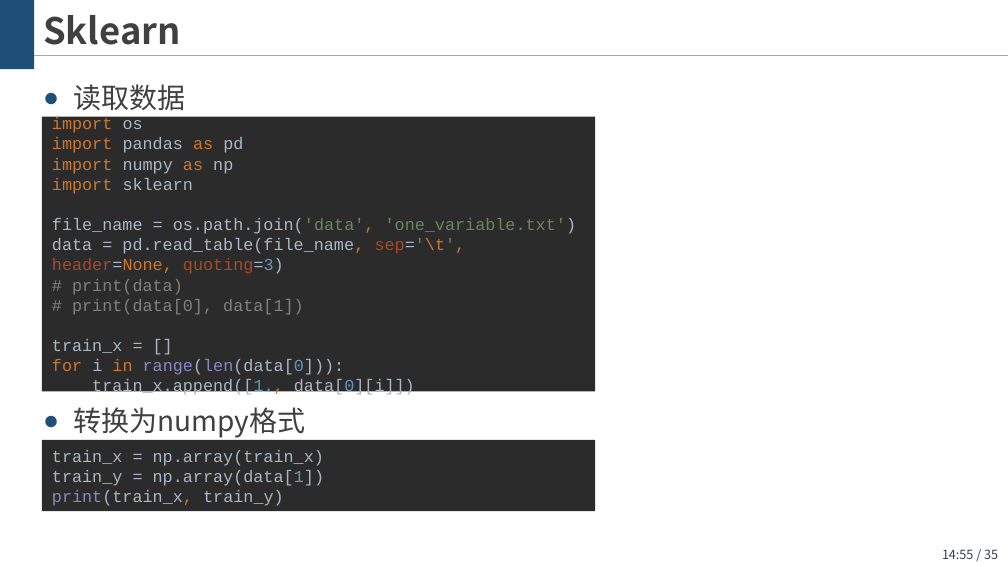
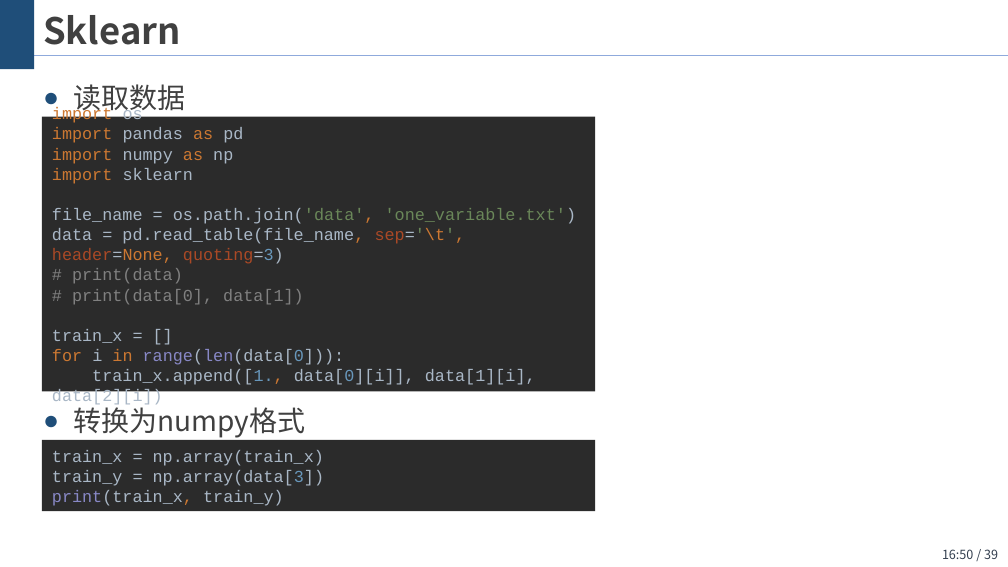
Before and after one commit to wangjin0818/Artificial_Intelligence_2021, a slide deck: slide 39 of chapter 02 - Linear regression with multiple variables/多变量线性回归.pptx (slide 35 before the commit). Drawn at 1008x567 pixels with LibreOffice and Linux fonts; fonts in the diff are those of the drawing; background and template pictures are left out. Boxes give left, top, right and bottom in pixels: in the first picture for what was removed or moved away, otherwise in the second. Text is boxed around its words. In the diff, an @@ line names an element or a change of style, - is before the commit and + after.

```diff
--- a/chapter 02 - Linear regression with multiple variables/多变量线性回归.pptx
+++ b/chapter 02 - Linear regression with multiple variables/多变量线性回归.pptx
@@ text in rectangle at box(52, 148, 577, 405): text changed @@
-import numpy as np
-import sklearn
-file_name = os.path.join('data', 'one_variable.txt')
-data = pd.read_table(file_name, sep='\t', header=None, quoting=3)
-# print(data)
-# print(data[0], data[1])
-train_x = []
-for i in range(len(data[0])):
-train_x.append([1., data[0][i]])
+import numpy as np
+import sklearn
+file_name = os.path.join('data', 'one_variable.txt')
+data = pd.read_table(file_name, sep='\t', header=None, quoting=3)
+# print(data)
+# print(data[0], data[1])
+train_x = []
+for i in range(len(data[0])):
+train_x.append([1., data[0][i]], data[1][i], data[2][i])
@@ text in rectangle at box(52, 450, 324, 506): text changed @@
-train_x = np.array(train_x)
-train_y = np.array(data[1])
-print(train_x, train_y)
+train_x = np.array(train_x)
+train_y = np.array(data[3])
+print(train_x, train_y)
@@ page number at box(942, 549, 998, 559): text changed @@
-14:55 / 35
+16:50 / 39
```
Also in this commit, not shown: 9 other slides changed, 6 slides added, 2 slides removed.
